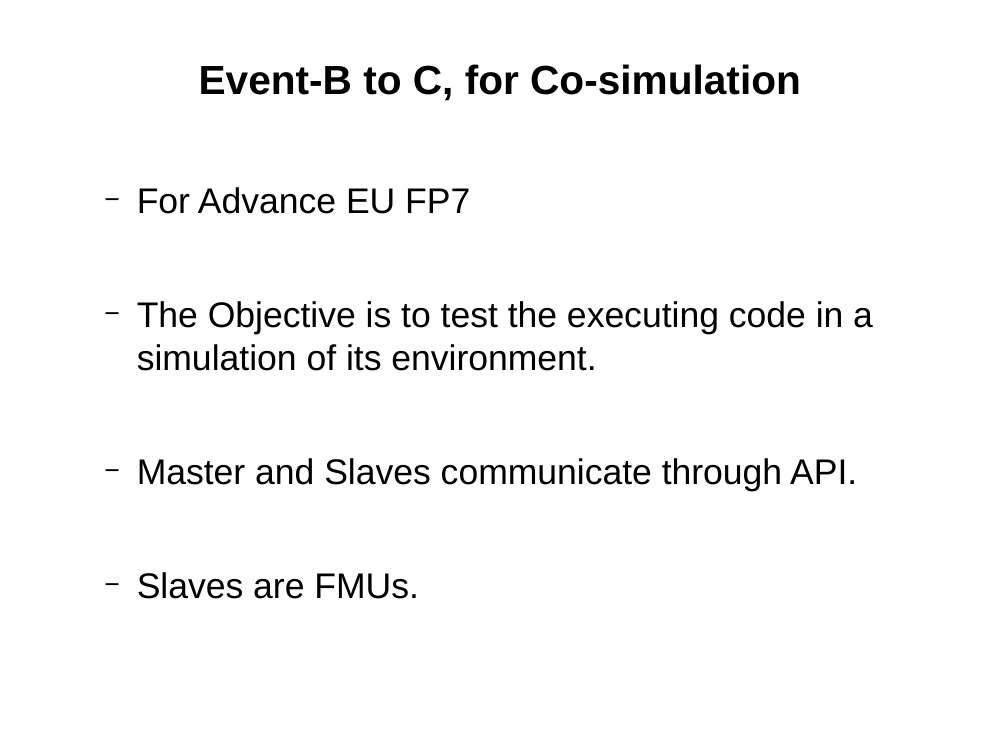
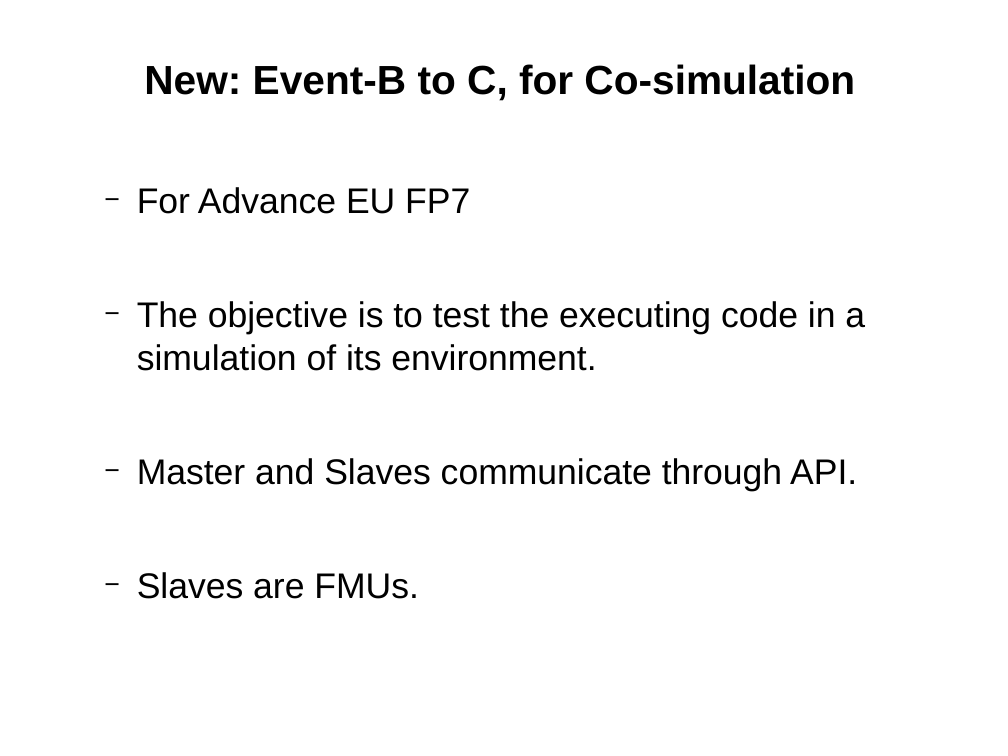
Before and after one commit to weetmuts/rodin-b-sharp-iUML_B_Utils, a slide deck: slide 8 of work/store/Writing/RUDW2014(accepted)/presentation/RUDW2014presentation.odp. Drawn at 1008x756 pixels with LibreOffice and Linux fonts; fonts in the diff are those of the drawing. Boxes give left, top, right and bottom in pixels: in the first picture for what was removed or moved away, otherwise in the second. Text is boxed around its words. In the diff, an @@ line names an element or a change of style, - is before the commit and + after.

```diff
--- a/work/store/Writing/RUDW2014(accepted)/presentation/RUDW2014presentation.odp
+++ b/work/store/Writing/RUDW2014(accepted)/presentation/RUDW2014presentation.odp
@@ text at [144, 64, 855, 101]: text changed @@
-Event-B to C, for Co-simulation
+New: Event-B to C, for Co-simulation
@@ text at [137, 301, 865, 371]: text changed @@
-  − The Objective is to test the executing code in a simulation of its environment.
+  − The objective is to test the executing code in a simulation of its environment.
```
Also in this commit, not shown: 5 other slides changed, 11 other files.
